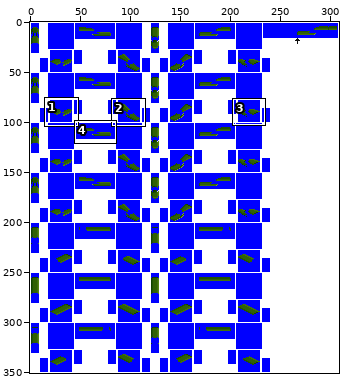
One commit to this pixel-art file: src/trains/e6_series/gfx/e6_series.aseprite. The picture above shows the old version from afar; the outline marks the close-up.
Close-up. The starting point:
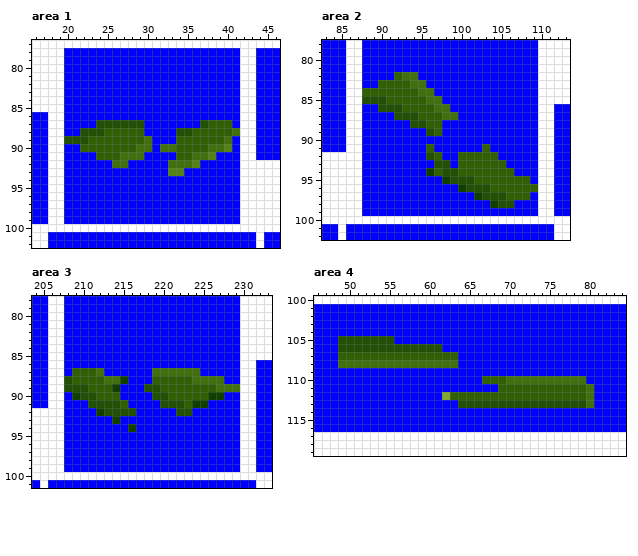
309x351 pixels, 1 frame. Shown: area 1: x 16..46, y 77..102; area 2: x 83..113, y 78..102; area 3: x 204..233, y 78..101; area 4: x 46..84, y 100..119. The commit also changed other parts of the picture, which this record leaves out.
The same view after the edit:
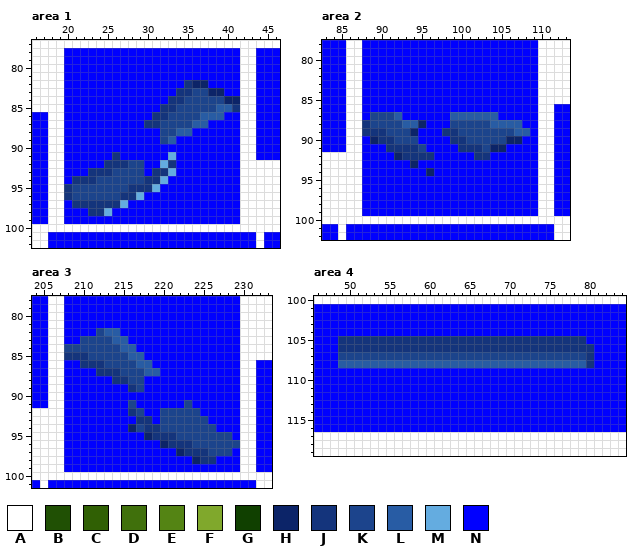
Palette (. is transparent): A #ffffff  B #205004  C #306004  D #40700c  E #548414  F #80a82c  G #104000  H #0c2468  J #14347c  K #1c448c  L #285ca4  M #64ace0  N #0000ff
The exact change:
layer "NEW/2cc Blue new" now shown
layer "NEW/2cc Green" now hidden
Changed rows in their new state; - is an unchanged pixel.
Area 1:
first column x 20:
 82 ---------------JHH----
 83 --------------JJKKHH--
 84 -------------JJKKKKKHH
 85 ------------JJKKKKKLLJ
 86 -----------JJKKKKLLL--
 87 ----NNNNNNJJKKKKLLNNN-
 88 --NNNNNNNN--KKLLNNNNNN
 89 NNNNNNNNNNN-KLNNNNNNN-
 90 --NNNNNNNNN-NNNNNNNNN-
 91 ----NNJNNN---MNNNNN---
 92 -----JJJKK--MJNNN-----
 93 ---JJJKKKK-JJMN-------
 94 -JJJKKKKKKJJM---------
 95 JKKKKKKKJJJM----------
 96 JKKKKKKJJM------------
 97 -JJJJJJM--------------
 98 ---JJM----------------
Area 2:
first column x 88:
 82 ----NNN---------------
 83 --NNNNNN--------------
 84 NNNNNNNNN-------------
 85 NNNNNNNNNN------------
 86 --NNNNNNNNN-----------
 87 -KKKLNNNNNNLLLLLL-----
 88 JKKKKLLHNN-KKKKKLLLL--
 89 JJJKKKH-NNJJKKKKKKKLL-
 90 -HJJKKK----JJKKKKKHH--
 91 ---JJJJKN---JJJKHH----
 92 ----HJJJJN--NNJJN-----
 93 ------H--NN-NNNNNN----
 94 --------HNNNNNNNNNN---
 95 ----------NNNNNNNNNNN-
 96 ------------NNNNNNNNNN
 97 --------------NNNNNNN-
 98 ----------------NNN---
Area 3:
first column x 208:
 82 ----KLL---------------
 83 --KKKKLL--------------
 84 KKKKKKKLL-------------
 85 JJJKKKKKLL------------
 86 --JJJKKKKLL-----------
 87 -NNNJJJKKKLLNNNNN-----
 88 NNNNNNJJKK-NNNNNNNNN--
 89 NNNNNNN-JKNNNNNNNNNNNN
 90 -NNNNNN----NNNNNNNNN--
 91 ---NNNNNK---NNNKNN----
 92 ----NNNNJK--KKKKK-----
 93 ------N--JJ-KKKKKK----
 94 --------HKJJKKKKKKK---
 95 ----------HJJJKKKKKKK-
 96 ------------HJJJKKKKKK
 97 --------------HJJJKKK-
 98 ----------------HJJ---
Area 4:
first column x 49:
105 JJJJJJJJJJJJJJJJJJJJJJJJJJJJJJJ-
106 JJJJJJJJJJJJJJJJJJJJJJJJJJJJJJJJ
107 KKKKKKKKKKKKKKKKKKKKKKKKKKKKKKKJ
108 LLLLLLLLLLLLLLLLLLLLLLLLLLLLLLLJ
110 ------------------NNNNNNNNNNNNN-
111 --------------------NNNNNNNNNNNN
112 -------------NNNNNNNNNNNNNNNNNNN
113 ---------------NNNNNNNNNNNNNNNNN
Changed places in both close-ups, as pixel boxes (x1, y1, x2, y2):
changed: (64, 80, 240, 216)
changed: (362, 72, 538, 208)
changed: (64, 328, 240, 464)
changed: (338, 336, 594, 408)
